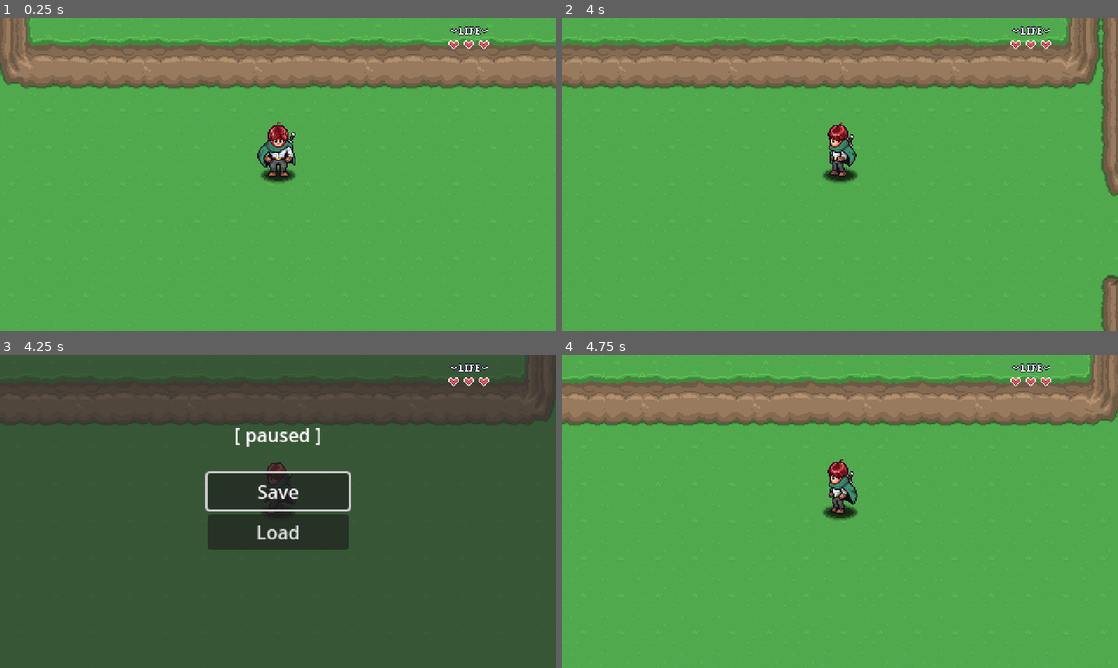
Above: before the commit, frames 1-4 (two rows, left to right).
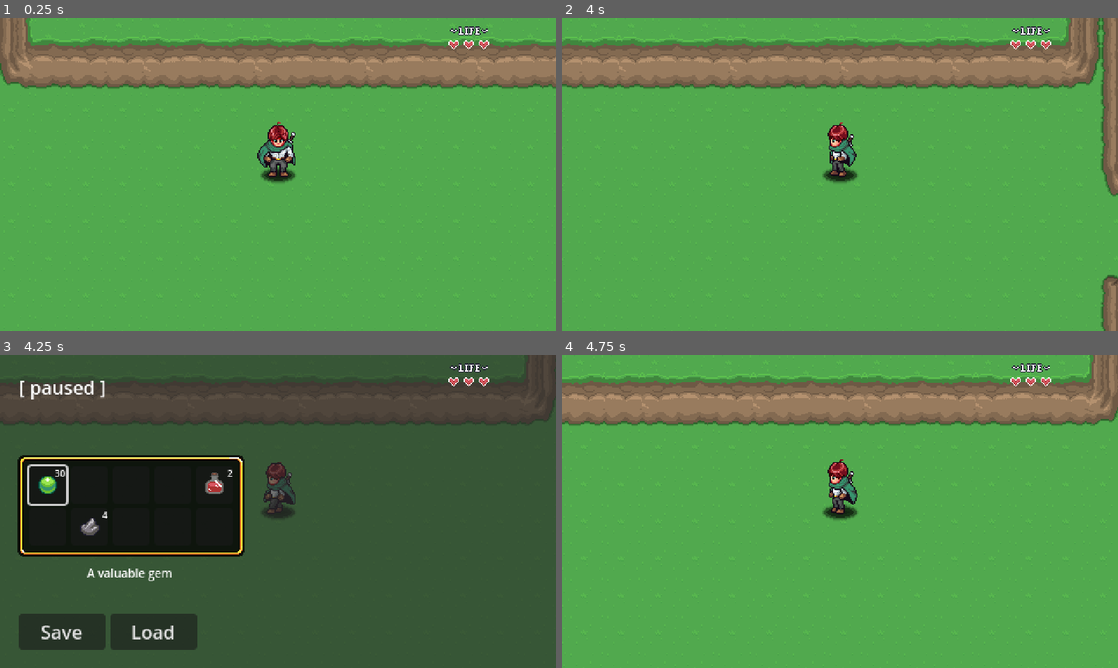
Above: after the commit, the same moments.

Repository: teomurgi/aarpg
Game: Godot game, scene res://Levels/Area01/01.tscn
The game is run twice, just before and just after one commit, with the same random seed, the same clock (stepped at 60 frames per second) and the same inputs.
Inputs:
- Up to frame 1 (0.25 s): no input
- Up to frame 2 (4 s): hold D (right) 0.53-1.28 s; hold M (attack) 0.53-1.28 s; hold S (down) 1.28-2.03 s; tap M (attack) at 1.35, 2.85 s; hold D (right) 2.03-2.78 s; hold M (attack) 2.03-2.78 s; hold W (up) 2.78-3.53 s; hold A (left) from 3.53 s (still down); hold M (attack) from 3.53 s (still down)
- Up to frame 3 (4.25 s): keep holding A (left); keep holding M (attack); tap Escape (pause) at 4.15 s
- Up to frame 4 (4.75 s): release A (left) at 4.25 s; release M (attack) at 4.25 s; click "Save" at 4.25 s

Frames 1-2 are identical in both runs. In frame 3, 22% of the frame differs, in the area x 3-64%, y 8-95%; in frame 4, nothing differs.

Commit message:
added inventory ui

Diff:
--- /dev/null
+++ b/GUI/PauseMenu/Inventory/Scripts/inventory_data.gd
@@ -0,0 +1,6 @@
+class_name InventoryData extends Resource
+
+@export var slots: Array[SlotData]
+
+func add_item() -> void:
+    pass
--- /dev/null
+++ b/GUI/PauseMenu/Inventory/Scripts/inventory_slot_ui.gd
@@ -0,0 +1,29 @@
+class_name InventorySlotUI extends Button
+
+var slot_data: SlotData: set = set_slot_data
+
+@onready var texture_rect: TextureRect = $TextureRect
+@onready var label: Label = $Label
+
+func _ready() -> void:
+	texture_rect.texture = null
+	label.text = ""
+	focus_entered.connect(item_focused)
+	focus_exited.connect(item_unfocused)
+
+func set_slot_data(value: SlotData) -> void:
+	slot_data = value
+	if slot_data == null:
+		return
+	texture_rect.texture = slot_data.item_data.texture
+	label.text = str(slot_data.quantity)
+
+func item_focused() -> void:
+	if slot_data != null:
+		if slot_data.item_data != null:
+			PauseMenu.update_item_description(slot_data.item_data.description)
+	pass
+
+func item_unfocused() -> void:
+	PauseMenu.update_item_description("")
+	pass
--- /dev/null
+++ b/GUI/PauseMenu/Inventory/Scripts/inventory_ui.gd
@@ -0,0 +1,22 @@
+class_name InventoryUI extends Control
+
+const INVENTORY_SLOT = preload("res://GUI/PauseMenu/Inventory/inventory_slot.tscn")
+
+@export var data: InventoryData
+
+func _ready() -> void:
+    PauseMenu.shown.connect(update_inventory)
+    PauseMenu.hidden.connect(clear_inventory)
+    clear_inventory()
+
+func clear_inventory() -> void:
+    for c in get_children():
+        c.queue_free()
+
+func update_inventory() -> void:
+    for s in data.slots:
+        var new_slot = INVENTORY_SLOT.instantiate()
+        add_child(new_slot)
+        new_slot.set_slot_data(s)
+    if get_child_count() > 0:
+        get_child(0).grab_focus()
--- /dev/null
+++ b/GUI/PauseMenu/Inventory/Scripts/slot_data.gd
@@ -0,0 +1,4 @@
+class_name SlotData extends Resource
+
+@export var item_data: ItemData
+@export var quantity: int = 0
--- /dev/null
+++ b/GUI/PauseMenu/Inventory/inventory_slot.tscn
@@ -0,0 +1,29 @@
+[gd_scene load_steps=4 format=3 uid="uid://b4mtvx5a6oqy2"]
+
+[ext_resource type="Texture2D" uid="uid://ldfnn3o8det7" path="res://Items/Sprites/items.png" id="1_afpk5"]
+[ext_resource type="Script" path="res://GUI/PauseMenu/Inventory/Scripts/inventory_slot_ui.gd" id="1_d6qmh"]
+
+[sub_resource type="AtlasTexture" id="AtlasTexture_m6i60"]
+atlas = ExtResource("1_afpk5")
+region = Rect2(0, 0, 32, 32)
+
+[node name="InventorySlot" type="Button"]
+custom_minimum_size = Vector2(32, 32)
+offset_right = 32.0
+offset_bottom = 32.0
+script = ExtResource("1_d6qmh")
+
+[node name="TextureRect" type="TextureRect" parent="."]
+layout_mode = 0
+offset_right = 32.0
+offset_bottom = 32.0
+texture = SubResource("AtlasTexture_m6i60")
+stretch_mode = 3
+
+[node name="Label" type="Label" parent="."]
+layout_mode = 0
+offset_right = 32.0
+offset_bottom = 32.0
+theme_override_font_sizes/font_size = 8
+text = "99"
+horizontal_alignment = 2
--- /dev/null
+++ b/GUI/PauseMenu/Inventory/player_inventory.tres
@@ -0,0 +1,26 @@
+[gd_resource type="Resource" script_class="InventoryData" load_steps=9 format=3 uid="uid://cnhxxmwp03dgu"]
+
+[ext_resource type="Script" path="res://GUI/PauseMenu/Inventory/Scripts/inventory_data.gd" id="1_6ana5"]
+[ext_resource type="Script" path="res://GUI/PauseMenu/Inventory/Scripts/slot_data.gd" id="2_04ymy"]
+[ext_resource type="Resource" uid="uid://cdxbruqmrib2n" path="res://Items/gem.tres" id="3_be5sm"]
+[ext_resource type="Resource" uid="uid://dddgl1uxbbprp" path="res://Items/potion.tres" id="4_dgc76"]
+[ext_resource type="Resource" uid="uid://c2t2pynobhdb3" path="res://Items/stone.tres" id="5_uphgg"]
+
+[sub_resource type="Resource" id="Resource_v6eaw"]
+script = ExtResource("2_04ymy")
+item_data = ExtResource("3_be5sm")
+quantity = 30
+
+[sub_resource type="Resource" id="Resource_j2dcx"]
+script = ExtResource("2_04ymy")
+item_data = ExtResource("4_dgc76")
+quantity = 2
+
+[sub_resource type="Resource" id="Resource_it1bx"]
+script = ExtResource("2_04ymy")
+item_data = ExtResource("5_uphgg")
+quantity = 4
+
+[resource]
+script = ExtResource("1_6ana5")
+slots = Array[ExtResource("2_04ymy")]([SubResource("Resource_v6eaw"), null, null, null, SubResource("Resource_j2dcx"), null, SubResource("Resource_it1bx"), null, null, null])
--- a/GUI/PauseMenu/pause_menu.gd
+++ b/GUI/PauseMenu/pause_menu.gd
@@ -1,7 +1,11 @@
 extends CanvasLayer
 
-@onready var button_save: Button = $VBoxContainer/ButtonSave
-@onready var button_load: Button = $VBoxContainer/ButtonLoad
+signal shown
+signal hidden
+
+@onready var button_save: Button = $Control/HBoxContainer/ButtonSave
+@onready var button_load: Button = $Control/HBoxContainer/ButtonLoad
+@onready var item_description: Label = $Control/ItemDescription
 
 var is_paused: bool = false
 
@@ -23,12 +27,13 @@
 	visible = true
 	is_paused = true
 	get_tree().paused = true
-	button_save.grab_focus()
+	shown.emit()
 
 func hide_pause_menu() -> void:
 	visible = false
 	is_paused = false
 	get_tree().paused = false
+	hidden.emit()
 
 func _on_save_pressed() -> void:
 	if is_paused == false:
@@ -42,3 +47,6 @@
 	SaveManager.load_game()
 	await LevelManager.level_load_started
 	hide_pause_menu()
+
+func update_item_description(new_text: String) -> void:
+	item_description.text = new_text
--- a/GUI/PauseMenu/pause_menu.tscn
+++ b/GUI/PauseMenu/pause_menu.tscn
@@ -1,12 +1,40 @@
-[gd_scene load_steps=2 format=3 uid="uid://cr8of6os5dqcg"]
+[gd_scene load_steps=8 format=3 uid="uid://cr8of6os5dqcg"]
 
 [ext_resource type="Script" path="res://GUI/PauseMenu/pause_menu.gd" id="1_t1147"]
+[ext_resource type="Texture2D" uid="uid://ldfnn3o8det7" path="res://Items/Sprites/items.png" id="2_vcfl6"]
+[ext_resource type="PackedScene" uid="uid://b4mtvx5a6oqy2" path="res://GUI/PauseMenu/Inventory/inventory_slot.tscn" id="3_6kgig"]
+[ext_resource type="Script" path="res://GUI/PauseMenu/Inventory/Scripts/inventory_ui.gd" id="3_ovfk1"]
+[ext_resource type="Resource" uid="uid://cnhxxmwp03dgu" path="res://GUI/PauseMenu/Inventory/player_inventory.tres" id="4_y8p01"]
+
+[sub_resource type="AtlasTexture" id="AtlasTexture_hrxld"]
+atlas = ExtResource("2_vcfl6")
+region = Rect2(96, 0, 32, 32)
+
+[sub_resource type="StyleBoxTexture" id="StyleBoxTexture_b2gyy"]
+content_margin_left = 10.0
+content_margin_top = 10.0
+content_margin_right = 10.0
+content_margin_bottom = 10.0
+texture = SubResource("AtlasTexture_hrxld")
+texture_margin_left = 14.0
+texture_margin_top = 14.0
+texture_margin_right = 14.0
+texture_margin_bottom = 14.0
 
 [node name="PauseMenu" type="CanvasLayer"]
 process_mode = 3
 script = ExtResource("1_t1147")
 
-[node name="ColorRect" type="ColorRect" parent="."]
+[node name="Control" type="Control" parent="."]
+layout_mode = 3
+anchors_preset = 15
+anchor_right = 1.0
+anchor_bottom = 1.0
+grow_horizontal = 2
+grow_vertical = 2
+
+[node name="ColorRect" type="ColorRect" parent="Control"]
+layout_mode = 1
 anchors_preset = 15
 anchor_right = 1.0
 anchor_bottom = 1.0
@@ -14,35 +42,75 @@
 grow_vertical = 2
 color = Color(0.164706, 0.164706, 0.164706, 0.654902)
 
-[node name="VBoxContainer" type="VBoxContainer" parent="."]
-anchors_preset = 8
-anchor_left = 0.5
-anchor_top = 0.5
-anchor_right = 0.5
-anchor_bottom = 0.5
-offset_left = -61.0
-offset_top = -33.0
-offset_right = 61.0
-offset_bottom = 33.0
-grow_horizontal = 2
-grow_vertical = 2
+[node name="Label" type="Label" parent="Control"]
+layout_mode = 0
+offset_left = 16.0
+offset_top = 16.0
+offset_right = 92.0
+offset_bottom = 39.0
+text = "[ paused ]"
+horizontal_alignment = 1
 
-[node name="ButtonSave" type="Button" parent="VBoxContainer"]
+[node name="ItemDescription" type="Label" parent="Control"]
+layout_mode = 0
+offset_left = 16.0
+offset_top = 181.0
+offset_right = 209.0
+offset_bottom = 215.0
+theme_override_font_sizes/font_size = 10
+text = "Who doesn't love collecting rocks?!"
+horizontal_alignment = 1
+autowrap_mode = 2
+
+[node name="PanelContainer" type="PanelContainer" parent="Control"]
+layout_mode = 0
+offset_left = 15.0
+offset_top = 86.0
+offset_right = 211.0
+offset_bottom = 174.0
+theme_override_styles/panel = SubResource("StyleBoxTexture_b2gyy")
+
+[node name="GridContainer" type="GridContainer" parent="Control/PanelContainer"]
+layout_mode = 2
+columns = 5
+script = ExtResource("3_ovfk1")
+data = ExtResource("4_y8p01")
+
+[node name="InventorySlot" parent="Control/PanelContainer/GridContainer" instance=ExtResource("3_6kgig")]
+layout_mode = 2
+
+[node name="InventorySlot2" parent="Control/PanelContainer/GridContainer" instance=ExtResource("3_6kgig")]
+layout_mode = 2
+
+[node name="InventorySlot3" parent="Control/PanelContainer/GridContainer" instance=ExtResource("3_6kgig")]
+layout_mode = 2
+
+[node name="InventorySlot4" parent="Control/PanelContainer/GridContainer" instance=ExtResource("3_6kgig")]
+layout_mode = 2
+
+[node name="InventorySlot5" parent="Control/PanelContainer/GridContainer" instance=ExtResource("3_6kgig")]
+layout_mode = 2
+
+[node name="InventorySlot6" parent="Control/PanelContainer/GridContainer" instance=ExtResource("3_6kgig")]
+layout_mode = 2
+
+[node name="HBoxContainer" type="HBoxContainer" parent="Control"]
+layout_mode = 1
+anchors_preset = 2
+anchor_top = 1.0
+anchor_bottom = 1.0
+offset_left = 16.0
+offset_top = -47.0
+offset_right = 170.0
+offset_bottom = -16.0
+grow_vertical = 0
+
+[node name="ButtonSave" type="Button" parent="Control/HBoxContainer"]
+custom_minimum_size = Vector2(75, 0)
 layout_mode = 2
 text = "Save"
 
-[node name="ButtonLoad" type="Button" parent="VBoxContainer"]
+[node name="ButtonLoad" type="Button" parent="Control/HBoxContainer"]
+custom_minimum_size = Vector2(75, 0)
 layout_mode = 2
 text = "Load"
-
-[node name="Label" type="Label" parent="."]
-anchors_preset = 5
-anchor_left = 0.5
-anchor_right = 0.5
-offset_left = -36.0
-offset_top = 57.0
-offset_right = 36.0
-offset_bottom = 80.0
-grow_horizontal = 2
-text = "[ paused ]"
-horizontal_alignment = 1
--- /dev/null
+++ b/Items/Scripts/item_data.gd
@@ -0,0 +1,5 @@
+class_name ItemData extends Resource
+
+@export var name: String = ""
+@export_multiline var description: String = ""
+@export var texture: Texture2D
--- /dev/null
+++ b/Items/gem.tres
@@ -0,0 +1,15 @@
+[gd_resource type="Resource" script_class="ItemData" load_steps=4 format=3 uid="uid://cdxbruqmrib2n"]
+
+[ext_resource type="Script" path="res://Items/Scripts/item_data.gd" id="1_tlkw3"]
+[ext_resource type="Texture2D" uid="uid://ldfnn3o8det7" path="res://Items/Sprites/items.png" id="2_kfnn7"]
+
+[sub_resource type="AtlasTexture" id="AtlasTexture_l5dtv"]
+atlas = ExtResource("2_kfnn7")
+region = Rect2(0, 0, 32, 32)
+
+[resource]
+resource_name = "Gem"
+script = ExtResource("1_tlkw3")
+name = ""
+description = "A valuable gem"
+texture = SubResource("AtlasTexture_l5dtv")
--- /dev/null
+++ b/Items/potion.tres
@@ -0,0 +1,14 @@
+[gd_resource type="Resource" script_class="ItemData" load_steps=4 format=3 uid="uid://dddgl1uxbbprp"]
+
+[ext_resource type="Script" path="res://Items/Scripts/item_data.gd" id="1_ucop2"]
+[ext_resource type="Texture2D" uid="uid://ldfnn3o8det7" path="res://Items/Sprites/items.png" id="2_ekhdv"]
+
+[sub_resource type="AtlasTexture" id="AtlasTexture_tnedi"]
+atlas = ExtResource("2_ekhdv")
+region = Rect2(32, 0, 32, 32)
+
+[resource]
+script = ExtResource("1_ucop2")
+name = "Potion"
+description = "This red drink restores your health!"
+texture = SubResource("AtlasTexture_tnedi")
--- /dev/null
+++ b/Items/stone.tres
@@ -0,0 +1,14 @@
+[gd_resource type="Resource" script_class="ItemData" load_steps=4 format=3 uid="uid://c2t2pynobhdb3"]
+
+[ext_resource type="Script" path="res://Items/Scripts/item_data.gd" id="1_tsgqx"]
+[ext_resource type="Texture2D" uid="uid://ldfnn3o8det7" path="res://Items/Sprites/items.png" id="2_l10g7"]
+
+[sub_resource type="AtlasTexture" id="AtlasTexture_k87bi"]
+atlas = ExtResource("2_l10g7")
+region = Rect2(64, 0, 32, 32)
+
+[resource]
+script = ExtResource("1_tsgqx")
+name = "Stone"
+description = "Who doesn't love collecting rocks?!"
+texture = SubResource("AtlasTexture_k87bi")
Binary file added: Items/Sprites/items.png
Not shown, added: Items/Sprites/items.png.import
